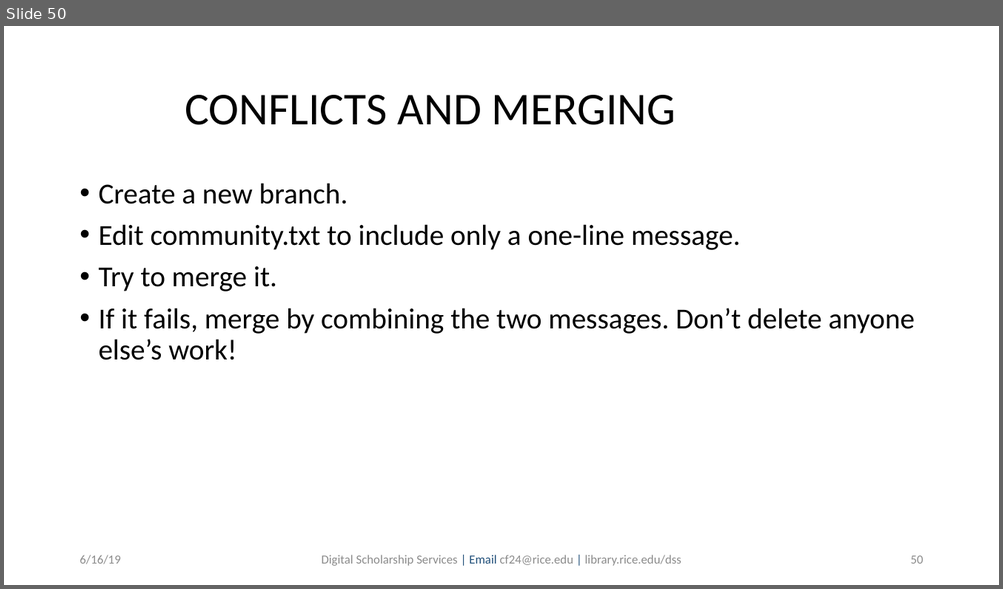
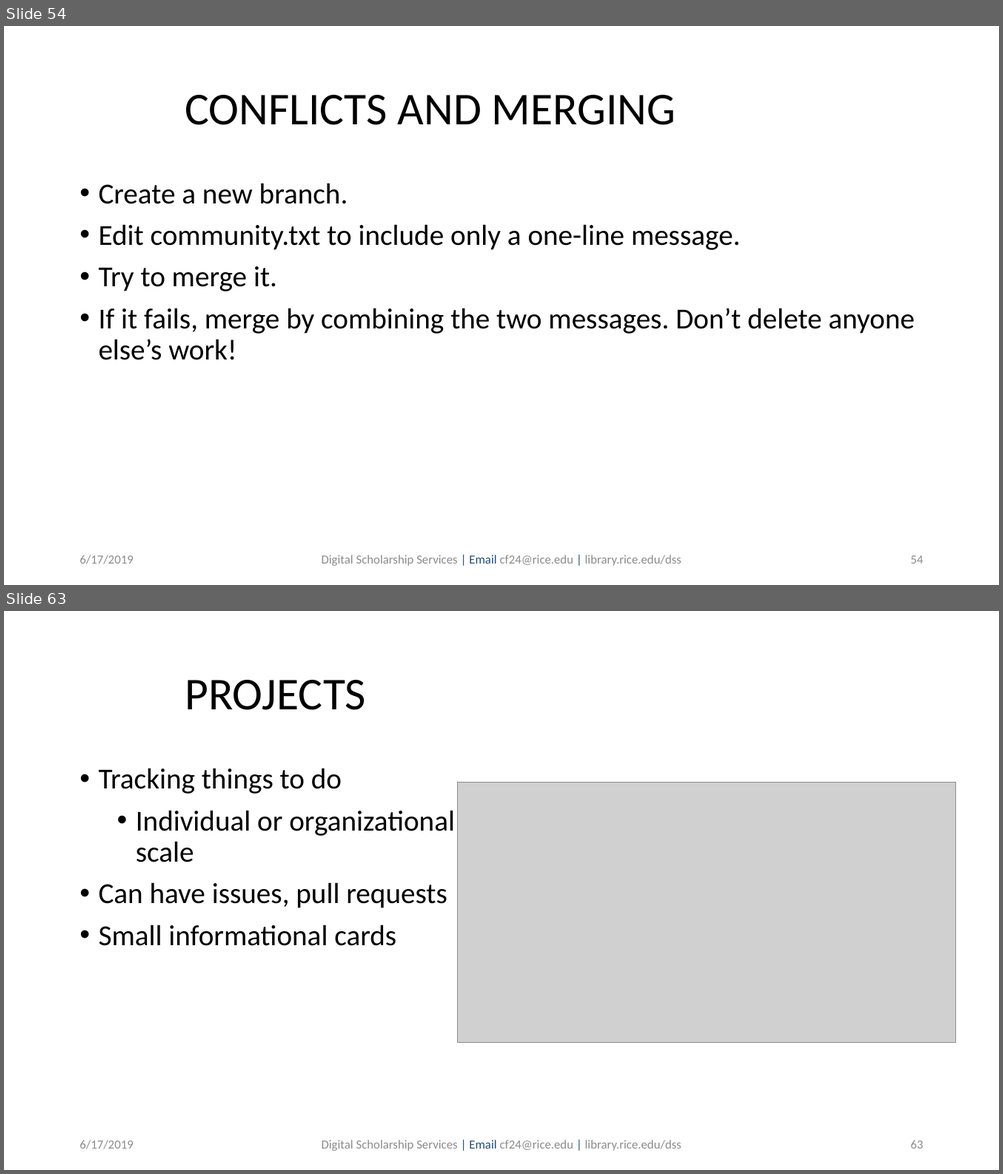
Before and after one commit to bakitybacon/rice-data-and-donuts, a slide deck: github/Introduction to Git & GitHub.pptx. Shown one above the other, each under a label of ours: slide 50 before the commit, slides 54 and 63 after it; the slides between them are not shown. The pictures are 1003x589 and 1003x1174 pixels, drawn with LibreOffice and Linux fonts; fonts in the diff are those of the drawing; grey boxes stand for pictures; background and template pictures are left out. Boxes give left, top, right and bottom in pixels: in the first picture for what was removed or moved away, otherwise in the second. Text is boxed around its words. In the diff, an @@ line names an element or a change of style, - is before the commit and + after.

```diff
--- a/github/Introduction to Git & GitHub.pptx
+++ b/github/Introduction to Git & GitHub.pptx
@@ slide 63 added at <box>4,611,999,1170</box>, background #FFFFFF @@
@@ text added at <box>185,680,366,710</box>, 44 pt, text #000000 @@
+PROJECTS
@@ text added at <box>99,768,455,946</box>, 28 pt, text #000000 @@
+• Tracking things to do
+  • Individual or organizational scale
+• Can have issues, pull requests
+• Small informational cards
@@ picture added at <box>458,783,956,1043</box> @@
@@ text added at <box>79,1140,133,1150</box>, 12 pt, text #8B8B8B @@
+6/17/2019
@@ text added at <box>321,1140,681,1151</box>, 12 pt, text #8B8B8B @@
+Digital Scholarship Services | Email cf24@rice.edu | library.rice.edu/dss
@@ page number added at <box>910,1141,923,1149</box>, 12 pt, text #8B8B8B @@
+63
@@ what was slide 50 is now slide 54 @@
@@ slide 54 changed as well @@
@@ text at <box>79,555,133,565</box>: text changed @@
-6/16/19
+6/17/2019
@@ page number at <box>910,556,923,564</box>: text changed @@
-50
+54
```
Also in this commit, not shown: 56 other slides changed, 12 other slides added.
